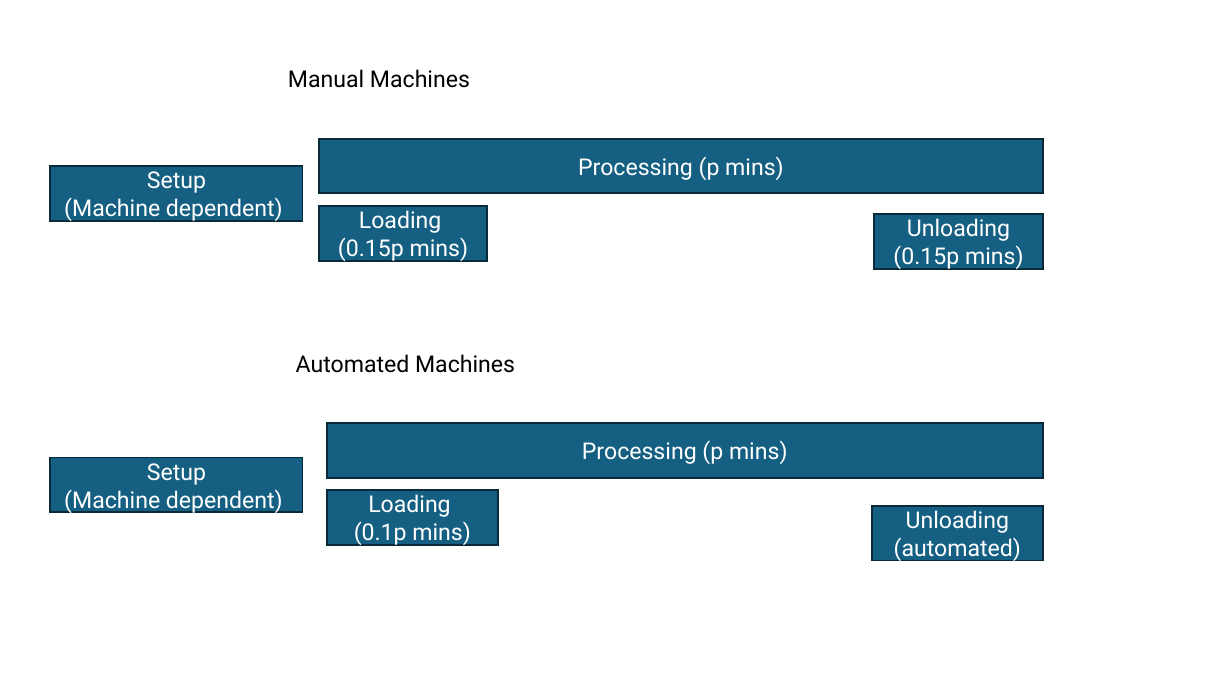
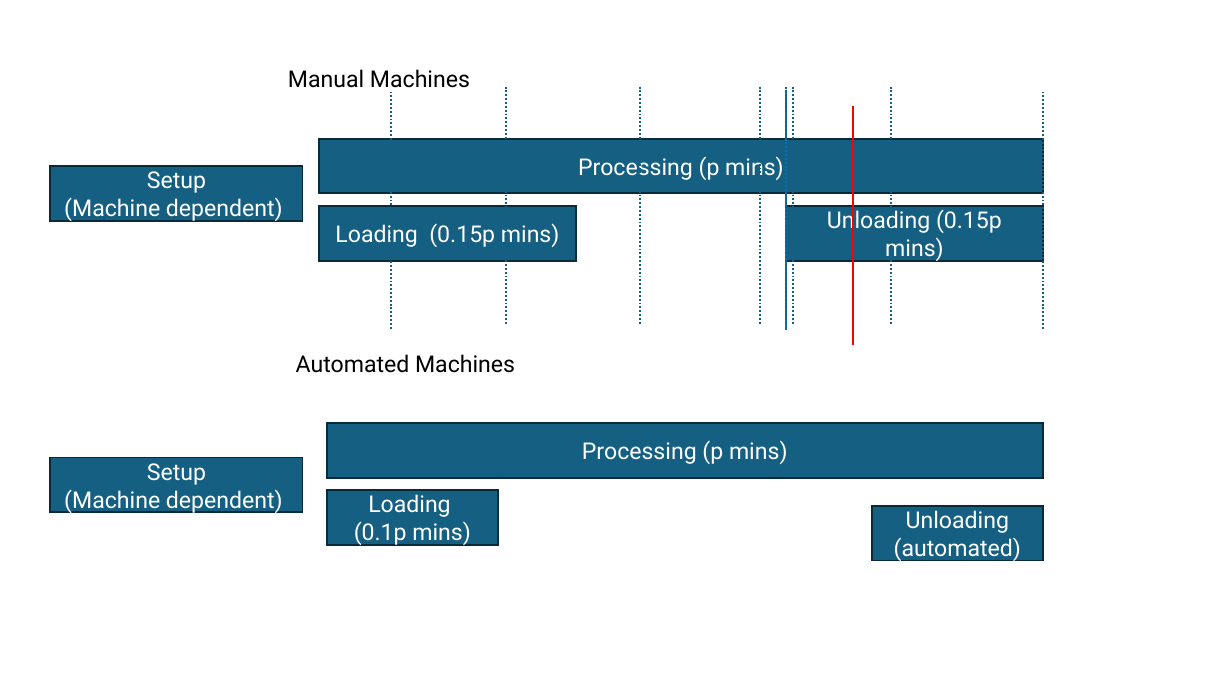
Before and after one commit to muratfirat78/ProductionPlanning, a slide deck: slide 1 of TBRM Machine processing.pptx. Drawn at 1232x693 pixels with LibreOffice and Linux fonts; fonts in the diff are those of the drawing. Boxes give left, top, right and bottom in pixels: in the first picture for what was removed or moved away, otherwise in the second. Text is boxed around its words. In the diff, an @@ line names an element or a change of style, - is before the commit and + after.

```diff
--- a/TBRM Machine processing.pptx
+++ b/TBRM Machine processing.pptx
@@ line added from (506, 87) to (506, 325), #156082 1.5 pt dashed @@
@@ line added from (640, 87) to (640, 325), #156082 1.5 pt dashed @@
@@ line added from (761, 87) to (761, 325), #156082 1.5 pt dashed @@
@@ line added from (786, 87) to (786, 325), #156082 1.5 pt dashed @@
@@ line added from (793, 87) to (793, 325), #156082 1.5 pt dashed @@
@@ line added from (891, 87) to (891, 325), #156082 1.5 pt dashed @@
@@ line added from (392, 91) to (392, 330), #156082 1.5 pt dashed @@
@@ line added from (787, 91) to (787, 330), #0070C0 1.5 pt @@
@@ line added from (854, 106) to (854, 345), #FF0000 1.5 pt @@
@@ line added from (1043, 91) to (1043, 330), #156082 1.5 pt dashed @@
@@ rectangle "Loading (0.15p mins)": place and size @@
-rectangle "Loading (0.15p mins)" at (319,206,487,261)
+rectangle "Loading (0.15p mins)" at (319,206,576,261)
@@ rectangle "Unloading (0.15p mins)": place and size @@
-rectangle "Unloading (0.15p mins)" at (874,214,1043,269)
+rectangle "Unloading (0.15p mins)" at (787,206,1043,261)
```
Also in this commit, not shown: 7 other files.
